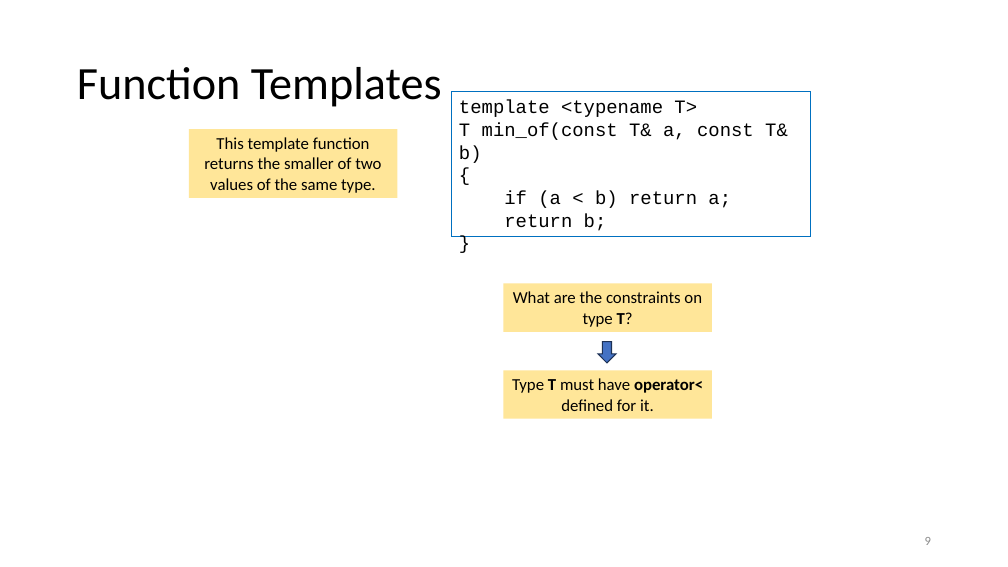
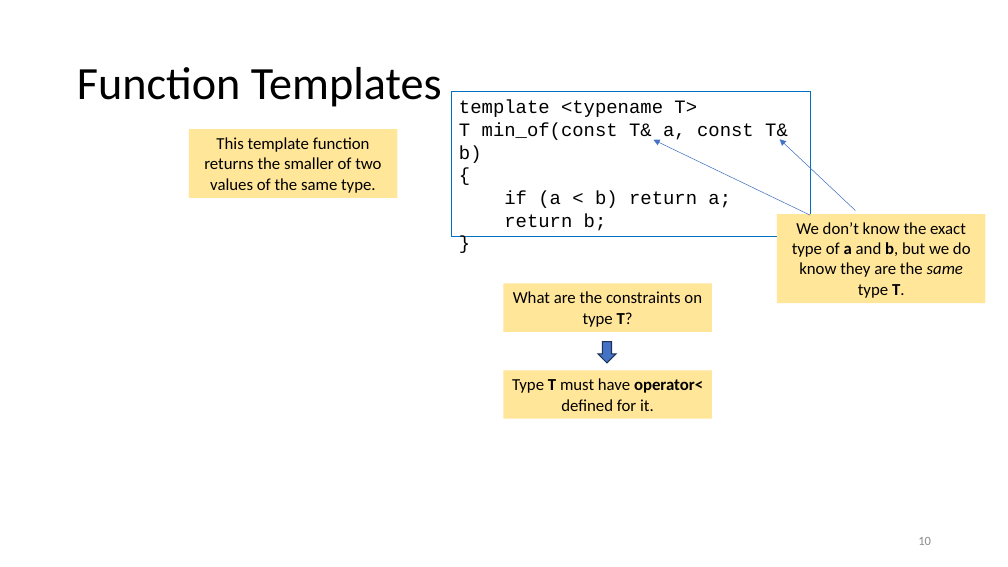
Before and after one commit to tjd1234/cmpt135spring2024, a slide deck: slide 10 of sample_code/week14/week14_cmpt135.pptx (slide 9 before the commit). Drawn at 1008x567 pixels with LibreOffice and Linux fonts; fonts in the diff are those of the drawing. Boxes give left, top, right and bottom in pixels: in the first picture for what was removed or moved away, otherwise in the second. Text is boxed around its words. In the diff, an @@ line names an element or a change of style, - is before the commit and + after.

```diff
--- a/sample_code/week14/week14_cmpt135.pptx
+++ b/sample_code/week14/week14_cmpt135.pptx
@@ arrow added from (811, 216) to (653, 140), #4472C4 0.5 pt @@
@@ arrow added from (855, 210) to (780, 139), #4472C4 0.5 pt @@
@@ rectangle added at (x1=777, y1=214, x2=986, y2=303), fill #FFE699, 16 pt, text #000000 @@
+We don’t know the exact type of a and b, but we do know they are the same type T.
@@ page number at (x1=918, y1=537, x2=931, y2=545): text changed @@
-9
+10
```
Also in this commit, not shown: 8 other slides changed, 2 slides added, 2 other files.
